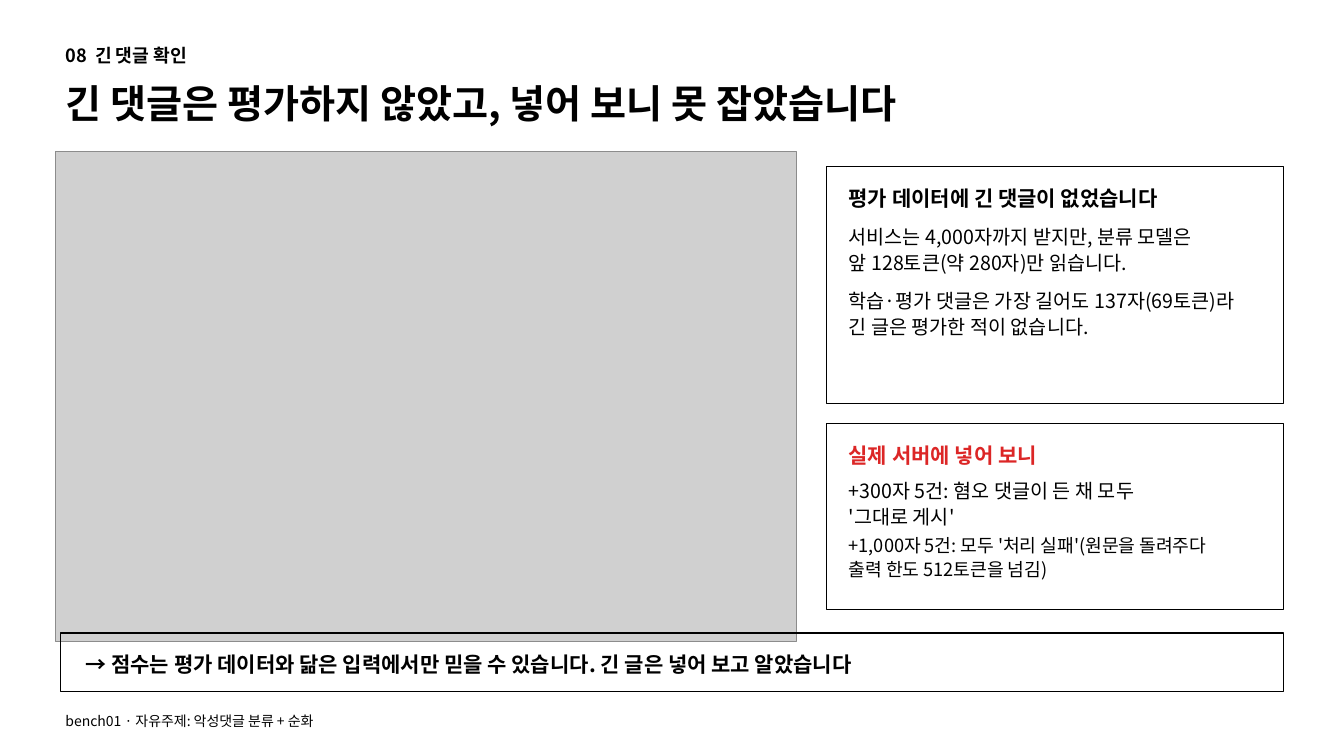
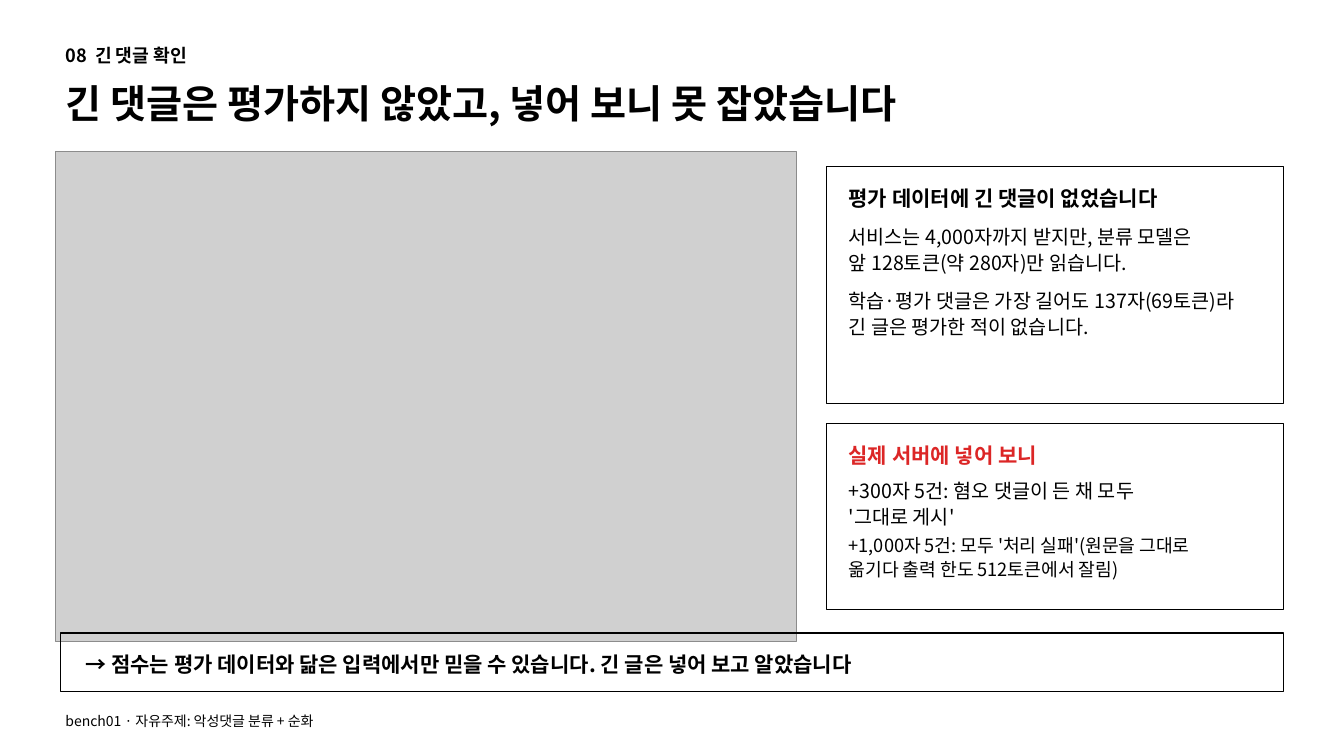
Before and after one commit to LLM-project-02/model-benchmark-lab, a slide deck: slide 9 of artifacts/step_by_step/comments/bench01/demo/bench01_comments_slides_심플_피드백반영.pptx. Drawn at 1344x756 pixels with LibreOffice and Linux fonts; fonts in the diff are those of the drawing; grey boxes stand for pictures. Boxes give left, top, right and bottom in pixels: in the first picture for what was removed or moved away, otherwise in the second. Text is boxed around its words. In the diff, an @@ line names an element or a change of style, - is before the commit and + after.

```diff
--- a/artifacts/step_by_step/comments/bench01/demo/bench01_comments_slides_심플_피드백반영.pptx
+++ b/artifacts/step_by_step/comments/bench01/demo/bench01_comments_slides_심플_피드백반영.pptx
@@ text in rectangle at (849, 537, 1190, 580): text changed @@
-+1,000자 5건: 모두 '처리 실패'(원문을 돌려주다
-출력 한도 512토큰을 넘김)
++1,000자 5건: 모두 '처리 실패'(원문을 그대로
+옮기다 출력 한도 512토큰에서 잘림)
```
Also in this commit, not shown: 6 other slides changed, 1 slide removed, 6 other files.
